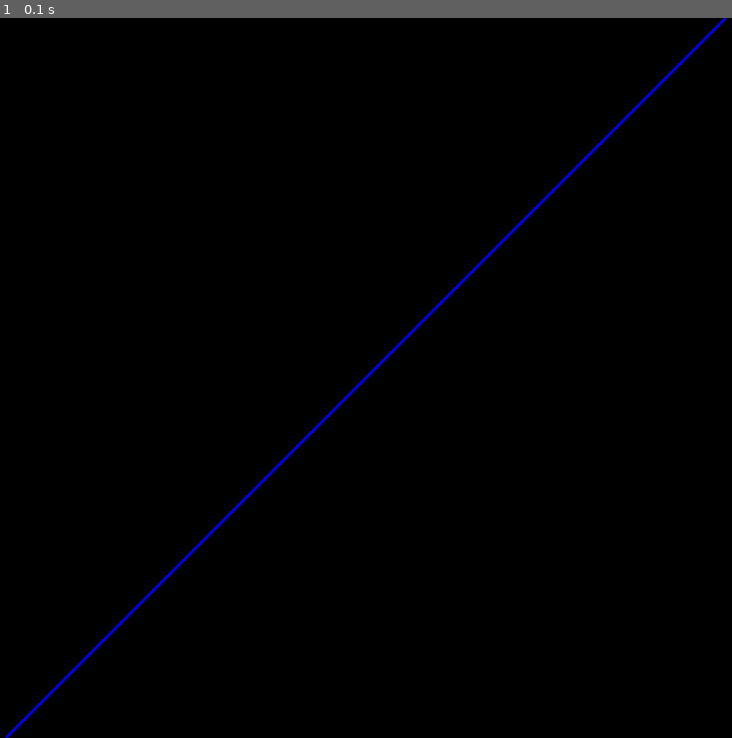
Above: before the commit, frame 1.
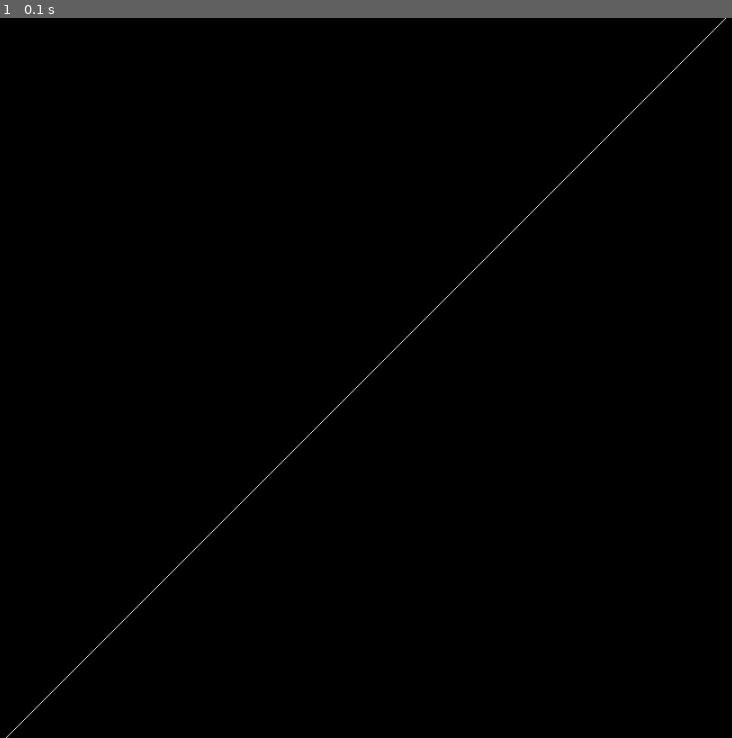
Above: after the commit, the same moment.

Repository: anzmaaan/anz-renderer
Game: pygame game, started from Engine/main.py
Same seed, same stepped clock (60 frames per second), same inputs: the game is played once before the commit and once after it.
Inputs:
- Up to frame 1 (0.1 s): no input

The runs differ from the first frame. In frame 1, 0.7% of the frame differs, in the area x 0-100%, y 0-100%.

Commit message:
Added parameters.

Diff:
--- a/Engine/Mesh.py
+++ b/Engine/Mesh.py
@@ -13,8 +13,10 @@
         self.triangles = [0, 2, 3, 0, 3, 1]
         self.draw_type = GL_LINE_LOOP
 
-    def draw(self):
+    def draw(self, line_width=1, viewport_color=(1, 1, 1)):
         for t in range(0, len(self.triangles), 3):
+            glLineWidth(line_width)
+            glColor(viewport_color)
             glBegin(self.draw_type)
             glVertex3fv(self.vertices[self.triangles[t]])
             glVertex3fv(self.vertices[self.triangles[t + 1]])
